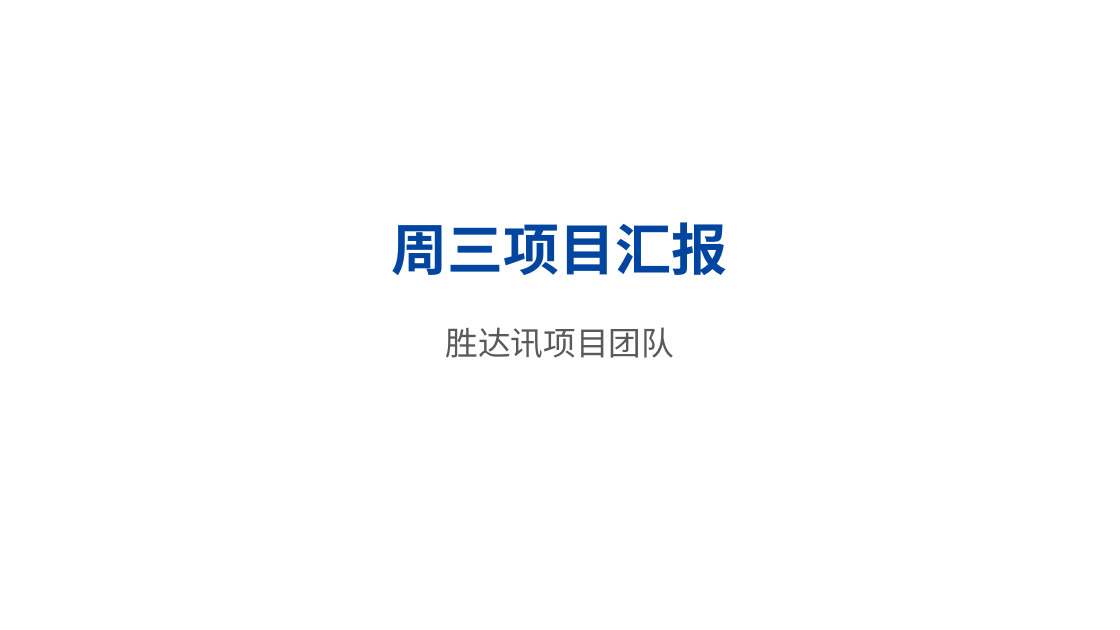
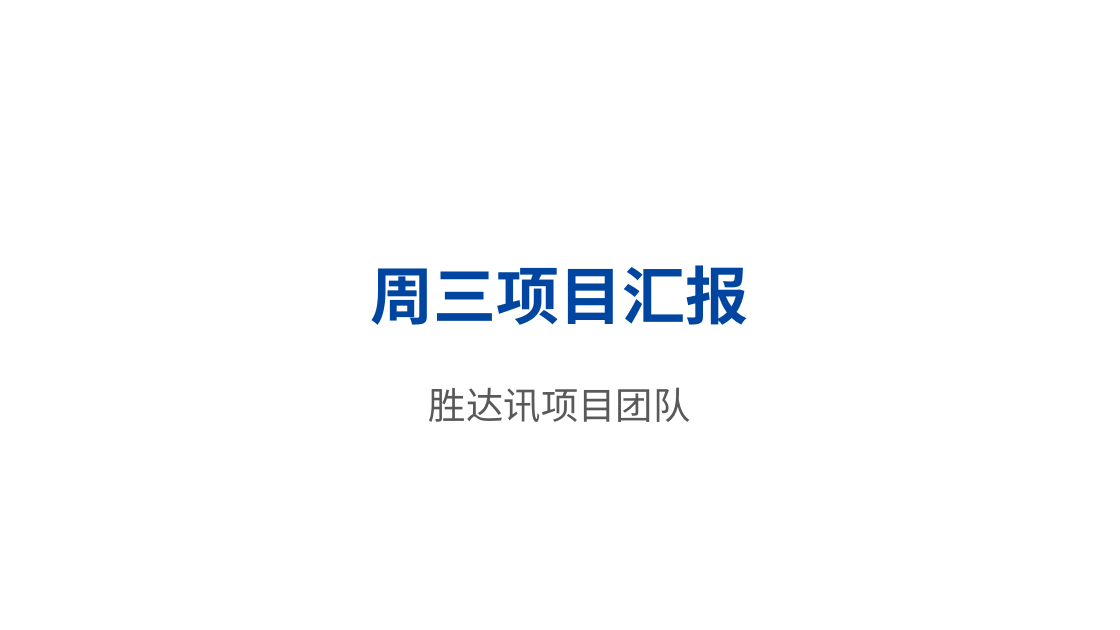
Before and after one commit to ctrlaomao/bjstarfish, a slide deck: slide 1 of report_ppt/融合.pptx. Drawn at 1120x630 pixels with LibreOffice and Linux fonts; fonts in the diff are those of the drawing; background and template pictures are left out. Boxes give left, top, right and bottom in pixels: in the first picture for what was removed or moved away, otherwise in the second. Text is boxed around its words. In the diff, an @@ line names an element or a change of style, - is before the commit and + after.

```diff
--- a/report_ppt/融合.pptx
+++ b/report_ppt/融合.pptx
@@ text "周三项目汇报": place and size @@
-text "周三项目汇报" at [392, 222, 728, 275]
+text "周三项目汇报" at [371, 265, 749, 325]
@@ text "周三项目汇报" at [371, 265, 749, 325]: size 48 to 54 pt @@
@@ text "胜达讯项目团队": place and size @@
-text "胜达讯项目团队" at [446, 327, 674, 358]
+text "胜达讯项目团队" at [429, 387, 690, 422]
@@ text "胜达讯项目团队" at [429, 387, 690, 422]: size 28 to 32 pt @@
```
Also in this commit, not shown: 15 other slides changed, 1 other file.
